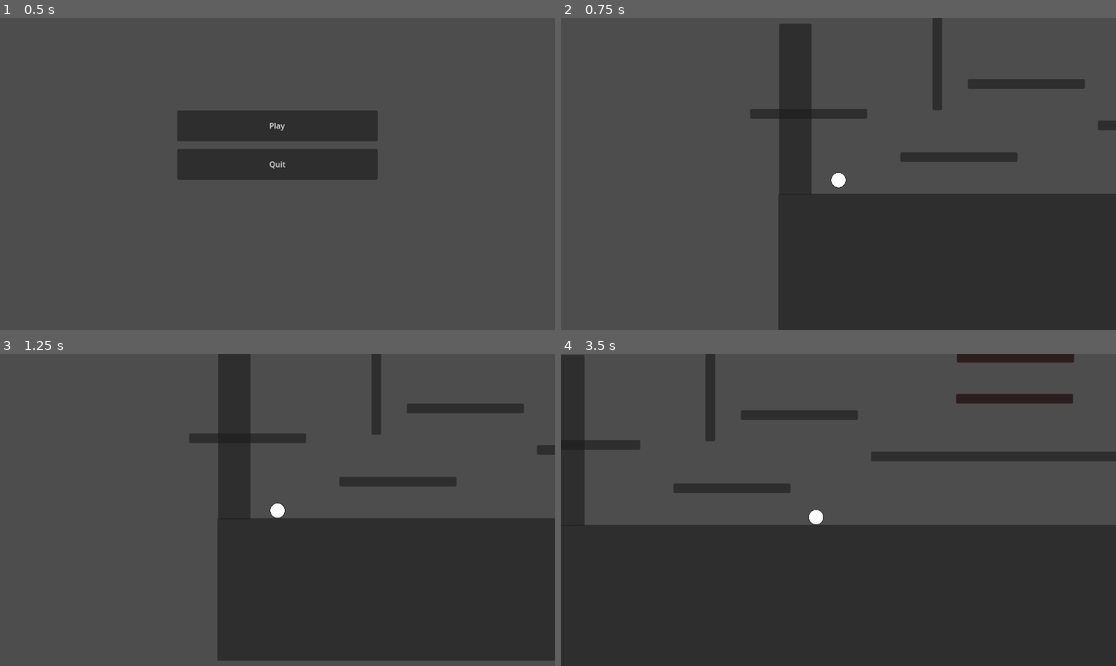
Above: before the commit, frames 1-4 (two rows, left to right).
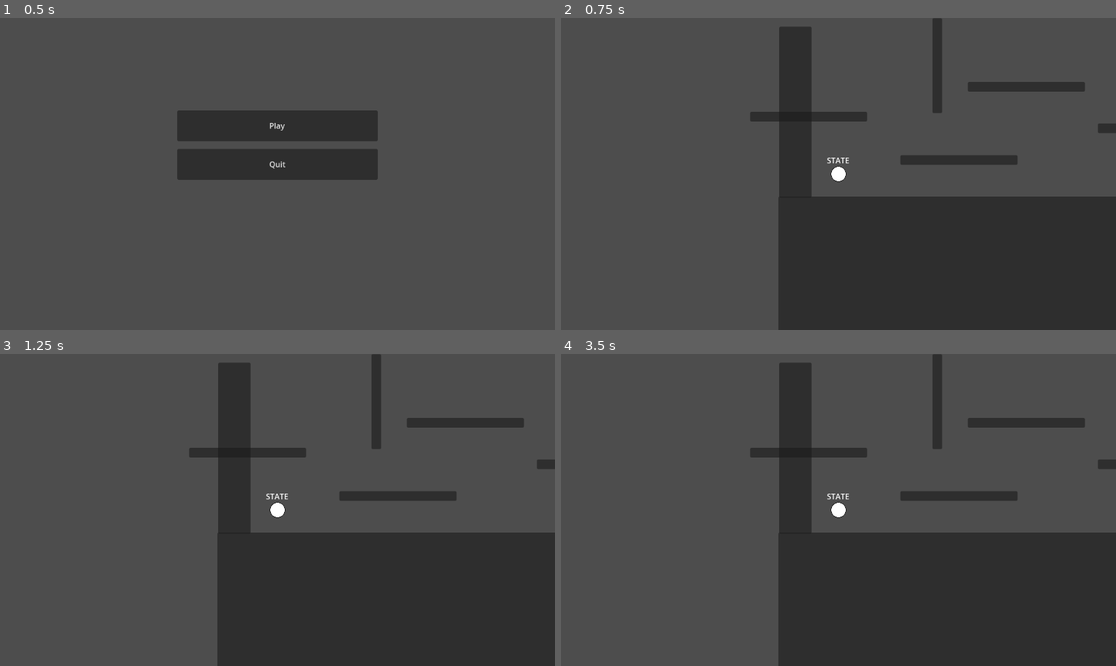
Above: after the commit, the same moments.

Repository: Colin-Kapsner/capstone-repo
Game: Godot game, scene res://main.tscn
Same seed, same stepped clock (60 frames per second), same inputs: the game is played once before the commit and once after it.
Inputs:
- Up to frame 1 (0.5 s): no input
- Up to frame 2 (0.75 s): click "Play" at 0.5 s
- Up to frame 3 (1.25 s): no input
- Up to frame 4 (3.5 s): hold Z (Dash, bound only after the commit) 1.28-2.03 s; hold D (Right, bound only before the commit) 1.28-2.78 s; tap Space (Jump) at 1.52, 1.82, 2.27, 2.57, 3.05 s; tap Shift (Dash, bound only before the commit) at 1.55, 2.1 s; tap C (Climb, bound only after the commit) at 2.3 s; hold A (Left, bound only before the commit) from 2.78 s (still down); hold C (Climb, bound only after the commit) from 2.78 s (still down)

Frame 1 is identical in both runs. In frame 2, 1.7% of the frame differs, in the area x 34-100%, y 2-58%; in frame 3, 7.3%; in frame 4, 31%, in the area x 0-100%, y 0-100%.
Error after the commit: Invalid assignment of property or key 'STATES' with value of type 'Node (STATES.gd)' on a base object of type 'Node'. (res://scenes/entities/player/Player.gd:4…

Commit message:
Player Movement 1

Diff:
--- a/project.godot
+++ b/project.godot
@@ -19,22 +19,22 @@
 
 Dash={
 "deadzone": 0.5,
-"events": [Object(InputEventKey,"resource_local_to_scene":fa …(119 unchanged characters)… ressed":false,"pressed":false,"keycode":0,"physical_keycode":4194325,"key_label":0,"unicode":0,"echo":false,"script":null)
+"events": [Object(InputEventKey,"resource_local_to_scene":fa …(119 unchanged characters)… ressed":false,"pressed":false,"keycode":90,"physical_keycode":0,"key_label":0,"unicode":122,"echo":false,"script":null)
 ]
 }
-Left={
+MoveLeft={
 "deadzone": 0.5,
-"events": [Object(InputEventKey,"resource_local_to_scene":fa …(140 unchanged characters)… d":false,"keycode":0,"physical_keycode":65,"key_label":0,"unicode":97,"echo":false,"script":null)
+"events": [Object(InputEventKey,"resource_local_to_scene":fa …(140 unchanged characters)… d":false,"keycode":0,"physical_keycode":4194319,"key_label":0,"unicode":0,"echo":false,"script":null)
 ]
 }
-Right={
+MoveRight={
 "deadzone": 0.5,
-"events": [Object(InputEventKey,"resource_local_to_scene":fa …(140 unchanged characters)… d":false,"keycode":0,"physical_keycode":68,"key_label":0,"unicode":100,"echo":false,"script":null)
+"events": [Object(InputEventKey,"resource_local_to_scene":fa …(140 unchanged characters)… d":false,"keycode":0,"physical_keycode":4194321,"key_label":0,"unicode":0,"echo":false,"script":null)
 ]
 }
-Down={
+MoveDown={
 "deadzone": 0.5,
-"events": [Object(InputEventKey,"resource_local_to_scene":fa …(140 unchanged characters)… d":false,"keycode":0,"physical_keycode":83,"key_label":0,"unicode":115,"echo":false,"script":null)
+"events": [Object(InputEventKey,"resource_local_to_scene":fa …(140 unchanged characters)… d":false,"keycode":0,"physical_keycode":4194322,"key_label":0,"unicode":0,"echo":false,"script":null)
 ]
 }
 Jump={
@@ -42,6 +42,16 @@
 "events": [Object(InputEventKey,"resource_local_to_scene":false,"resource_name":"","device":-1,"window_id":0,"alt_pressed":false,"shift_pressed":false,"ctrl_pressed":false,"meta_pressed":false,"pressed":false,"keycode":0,"physical_keycode":32,"key_label":0,"unicode":32,"echo":false,"script":null)
 ]
 }
+Climb={
+"deadzone": 0.5,
+"events": [Object(InputEventKey,"resource_local_to_scene":false,"resource_name":"","device":-1,"window_id":0,"alt_pressed":false,"shift_pressed":false,"ctrl_pressed":false,"meta_pressed":false,"pressed":false,"keycode":0,"physical_keycode":67,"key_label":0,"unicode":99,"echo":false,"script":null)
+]
+}
+MoveUp={
+"deadzone": 0.5,
+"events": [Object(InputEventKey,"resource_local_to_scene":false,"resource_name":"","device":-1,"window_id":0,"alt_pressed":false,"shift_pressed":false,"ctrl_pressed":false,"meta_pressed":false,"pressed":false,"keycode":0,"physical_keycode":4194320,"key_label":0,"unicode":0,"echo":false,"script":null)
+]
+}
 
 [rendering]
 
--- a/scenes/entities/player/FALL.gd
+++ b/scenes/entities/player/FALL.gd
@@ -1,11 +1,9 @@
 extends "state.gd"
 
 
-# Called when the node enters the scene tree for the first time.
-func _ready():
-	pass # Replace with function body.
-
-
-# Called every frame. 'delta' is the elapsed time since the previous frame.
-func _process(delta):
-	pass
+func update(delta):
+	Player.gravity(delta)
+	player_movement
+	if Player.is_on_floor():
+		return STATES.IDLE
+	return null
--- a/scenes/entities/player/IDLE.gd
+++ b/scenes/entities/player/IDLE.gd
@@ -1,11 +1,12 @@
 extends "state.gd"
 
 
-# Called when the node enters the scene tree for the first time.
-func _ready():
-	pass # Replace with function body.
-
-
-# Called every frame. 'delta' is the elapsed time since the previous frame.
-func _process(delta):
-	pass
+func update(delta):
+	Player.gravity(delta)
+	if Player.movement_input.x != 0:
+		return STATES.MOVE
+	if Player.jump_input == true:
+		return STATES.JUMP
+	if Player.velocity.y > 0:
+		return STATES.FALL
+	return null
--- a/scenes/entities/player/JUMP.gd
+++ b/scenes/entities/player/JUMP.gd
@@ -1,11 +1,11 @@
 extends "state.gd"
 
 
-# Called when the node enters the scene tree for the first time.
-func _ready():
-	pass # Replace with function body.
-
-
-# Called every frame. 'delta' is the elapsed time since the previous frame.
-func _process(delta):
-	pass
+func update(delta):
+	Player.gravity(delta)
+	player_movement()
+	if Player.velocity.y > 0:
+		return STATES.FALL
+	return null
+func enter_state():
+	Player.velocity.y = Player.JUMP_VELOCITY
--- a/scenes/entities/player/MOVE.gd
+++ b/scenes/entities/player/MOVE.gd
@@ -1,11 +1,13 @@
 extends "state.gd"
 
 
-# Called when the node enters the scene tree for the first time.
-func _ready():
-	pass # Replace with function body.
-
-
-# Called every frame. 'delta' is the elapsed time since the previous frame.
-func _process(delta):
-	pass
+func update(delta):
+	Player.gravity(delta)
+	player_movement()
+	if Player.velocity.x == 0:
+		return STATES.IDLE
+	if Player.velocity.y > 0:
+		return STATES.FALL
+	if Player.jump_input:
+		return STATES.JUMP
+	return null
--- a/scenes/entities/player/Player.gd
+++ b/scenes/entities/player/Player.gd
@@ -5,29 +5,55 @@
 
 
 var health = 10
+
 # movement
 var SPEED = 325.0
 const acceleration = 55
-const jump_velocity = -450.0
+const JUMP_VELOCITY = -450.0
 const wall_jump_velocity = -400.0
+
 # wall jump
 const wall_jump_knockback = 600
 var wall_slide_gravity = 15
+
 # dash
 var has_dash = true
 var dash_power = 600
+
+# player input
+var movement_input = Vector2.ZERO
+var jump_input = false
+var jump_input_actuation = false
+var climb_input = false
+var dash_input = false
+
+# state stuff
+var current_state = null
+var prev_state = null
+@onready var STATES = $STATES
 
 @onready var coyote_timer = $CoyoteTimer
 @onready var wall_jump_timer = $WallJumpSlowTimer
 
 
-# Get the gravity from the project settings to be synced with RigidBody nodes.
-var gravity = ProjectSettings.get_setting("physics/2d/default_gravity")
 
 
+func _ready():
+	for state in STATES.get_children():
+		state.STATES = STATES
+		state.Player = self
+	prev_state = STATES.IDLE
+	current_state = STATES.IDLE
 
 func _physics_process(delta):
+	# TODO VIDEO STUFF IN HERE ⬇
+	player_input()
+	change_state(current_state.update(delta))
+	$Label.text = str(current_state.get_name)
+	move_and_slide()
 
+
+	# TODO VIDEO STUFF IN HERE ⬆
 	# Move left and right
 	var direction = Input.get_axis("Left", "Right")
 	move(direction)
@@ -37,14 +63,14 @@
 
 	# Handle jump.
 	if Input.is_action_just_pressed("Jump") and (is_on_floor() or !coyote_timer.is_stopped()):
-		velocity.y = jump_velocity
+		velocity.y = JUMP_VELOCITY
 
 	# Handle Dash
 	if Input.is_action_just_pressed("Dash") and has_dash:
 		dash(direction)
 
 	# Handle wall jump
-	if (Input.is_action_pressed("Left") or Input.is_action_pressed("Right")) and is_on_wall() and !is_on_floor():
+	if (Input.is_action_pressed("MoveLeft") or Input.is_action_pressed("MoveRight")) and is_on_wall() and !is_on_floor():
 		if velocity.y > 0:
 			velocity.y += (-wall_slide_gravity)
 		if Input.is_action_just_pressed("Jump"):
@@ -72,6 +98,12 @@
 		queue_free()
 		get_tree().change_scene_to_file("res://main.tscn")
 
+# TODO PHYSICS PROCESS ENDS HERE
+
+func gravity(delta):
+	if not is_on_floor():
+		velocity.y += gravity * delta
+
 func dash(direction):
 	if direction:
 		velocity.x +=  direction * dash_power
@@ -81,3 +113,43 @@
 			velocity.x = move_toward(velocity.x, SPEED * direction, acceleration)
 		else:
 			velocity.x = move_toward(velocity.x, SPEED * direction, acceleration + 5) #faster deceleration
+
+func change_state(input_state):
+	if input_state != null:
+		prev_state = current_state
+		current_state = input_state
+
+		prev_state.exit_state()
+		current_state.enter_state()
+
+func player_input():
+	movement_input = Vector2.ZERO
+	if Input.is_action_pressed("MoveRight"):
+		movement_input.x += 1
+	if Input.is_action_pressed("MoveLeft"):
+		movement_input.x -= 1
+	if Input.is_action_pressed("MoveUp"):
+		movement_input.y -= 1
+	if Input.is_action_pressed("MoveDown"):
+		movement_input.y += 1
+
+	if Input.is_action_pressed("Jump"):
+		jump_input = true
+	else:
+		jump_input = false
+	if Input.is_action_just_pressed("Jump"):
+		jump_input_actuation = true
+	else:
+		jump_input_actuation = false
+
+	# climb
+	if Input.is_action_pressed("Climb"):
+		climb_input = true
+	else:
+		climb_input = false
+
+	# dash
+	if Input.is_action_pressed("Dash"):
+		dash_input = true
+	else:
+		dash_input = false
--- /dev/null
+++ b/scenes/entities/player/STATES.gd
@@ -0,0 +1,10 @@
+extends Node
+
+@onready var IDLE = $IDLE
+@onready var MOVE = $MOVE
+@onready var JUMP = $JUMP
+@onready var FALL = $FALL
+
+# @onready var DASH = $DASH
+# @onready var SLIDE = $SLIDE
+# @onready var CLIMB = $CLIMB
--- a/scenes/entities/player/player.tscn
+++ b/scenes/entities/player/player.tscn
@@ -1,7 +1,12 @@
-[gd_scene load_steps=4 format=3 uid="uid://dtskr7q6mavlh"]
+[gd_scene load_steps=9 format=3 uid="uid://dtskr7q6mavlh"]
 
 [ext_resource type="Script" path="res://scenes/entities/player/Player.gd" id="1_5l6i7"]
 [ext_resource type="Texture2D" uid="uid://uefp3uxbj7ad" path="res://scenes/entities/player/player_img.png" id="2_p0jjs"]
+[ext_resource type="Script" path="res://scenes/entities/player/STATES.gd" id="3_1o1ar"]
+[ext_resource type="PackedScene" uid="uid://dpdbnxwrn4bts" path="res://scenes/entities/player/JUMP.tscn" id="3_86els"]
+[ext_resource type="PackedScene" uid="uid://ccigh1xgrquio" path="res://scenes/entities/player/IDLE.tscn" id="4_w1fye"]
+[ext_resource type="PackedScene" uid="uid://cdxudr3i3rxr4" path="res://scenes/entities/player/MOVE.tscn" id="5_ff0ql"]
+[ext_resource type="PackedScene" uid="uid://ctubeawyfw8t" path="res://scenes/entities/player/FALL.tscn" id="6_tfl4x"]
 
 [sub_resource type="CircleShape2D" id="CircleShape2D_0ij0r"]
 radius = 16.0312
@@ -29,3 +34,21 @@
 [node name="WallJumpSlowTimer" type="Timer" parent="."]
 wait_time = 0.105
 one_shot = true
+
+[node name="STATES" type="Node" parent="."]
+script = ExtResource("3_1o1ar")
+
+[node name="JUMP" parent="STATES" instance=ExtResource("3_86els")]
+
+[node name="IDLE" parent="STATES" instance=ExtResource("4_w1fye")]
+
+[node name="MOVE" parent="STATES" instance=ExtResource("5_ff0ql")]
+
+[node name="FALL" parent="STATES" instance=ExtResource("6_tfl4x")]
+
+[node name="Label" type="Label" parent="."]
+offset_left = -24.0
+offset_top = -40.0
+offset_right = 23.0
+offset_bottom = -17.0
+text = "STATE"
--- a/scenes/entities/player/state.gd
+++ b/scenes/entities/player/state.gd
@@ -1,11 +1,19 @@
 extends Node
 
 
-# Called when the node enters the scene tree for the first time.
-func _ready():
-	pass # Replace with function body.
+var STATES = null
+var Player = null
 
-
-# Called every frame. 'delta' is the elapsed time since the previous frame.
-func _process(delta):
+func enter_state():
 	pass
+func exit_state():
+	pass
+func update(delta):
+	return null
+func player_movement():
+	if Player.movement_input.x > 0:
+		Player.velocity.x = Player.SPEED
+	elif Player.movement_input.x < 0:
+		Player.velocity.x = - Player.SPEED
+	else:
+		Player.velocity.x = 0
